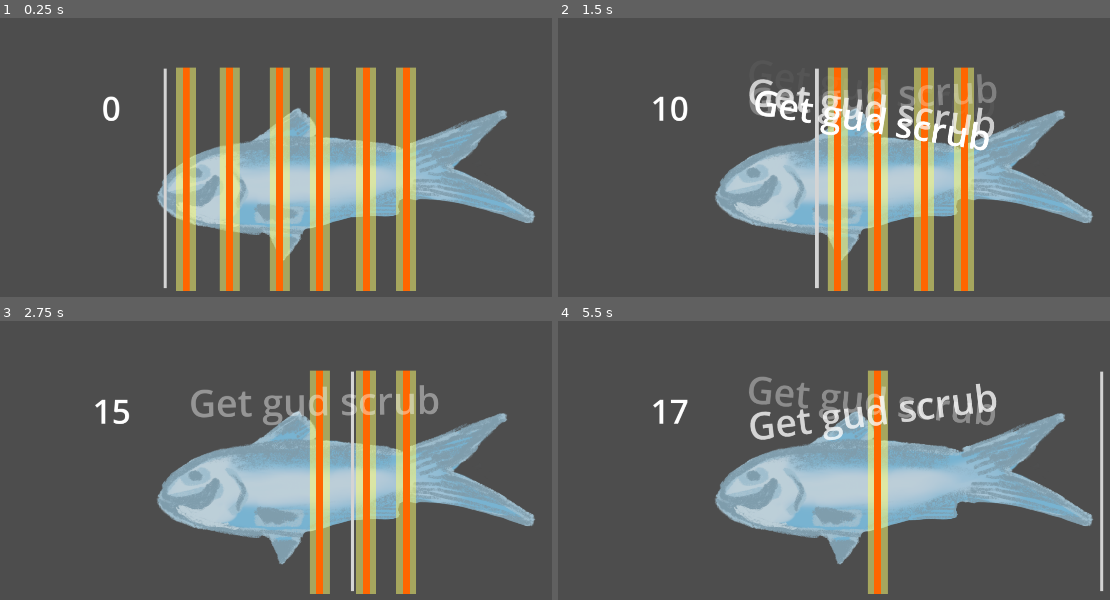
Above: before the commit, frames 1-4 (two rows, left to right).
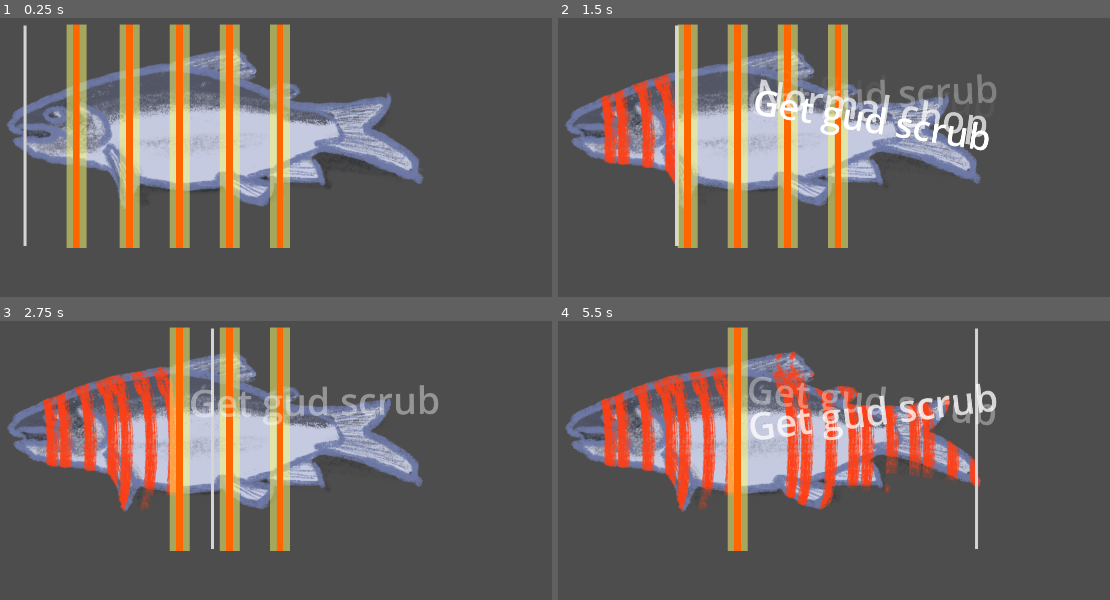
Above: after the commit, the same moments.

Repository: onadirli/secretsushi
Game: Godot game, scene res://scenes/chop.tscn
Same seed, same stepped clock (60 frames per second), same inputs: the game is played once before the commit and once after it. This scene is started directly instead of the project's main scene.
Inputs:
- Up to frame 1 (0.25 s): no input
- Up to frame 2 (1.5 s): tap Enter at 0.5 s; tap Space (chop) at 0.6, 0.77, 1.07, 1.35 s
- Up to frame 3 (2.75 s): tap Space (chop) at 1.52, 1.82, 2.1 s
- Up to frame 4 (5.5 s): tap Space (chop) at 2.85, 3.02, 3.32, 3.6, 3.77, 4.07, 4.35, 4.52, 4.82, 5.1 s

The runs differ from the first frame. In frame 1, 44% of the frame differs, in the area x 1-97%, y 2-98%; in frame 2, 41%; in frame 3, 41%; in frame 4, 37%.

Commit message:
feat: add blood splatter

Diff:
--- /dev/null
+++ b/scenes/bloodsplatter.tscn
@@ -0,0 +1,12 @@
+[gd_scene load_steps=2 format=3 uid="uid://limj6s4ob7if"]
+
+[ext_resource type="Texture2D" uid="uid://b4g0ihucc05ut" path="res://assets/img/chop/cut_ok.png" id="1_u3yy8"]
+
+[node name="Bloodsplatter" type="Node2D"]
+
+[node name="Sprite2D" type="Sprite2D" parent="."]
+position = Vector2(-2.98023e-08, 0)
+scale = Vector2(1.02064, 1.26382)
+texture = ExtResource("1_u3yy8")
+region_enabled = true
+region_rect = Rect2(767.385, 1169.42, 109.142, 434.572)
--- a/scenes/chop.tscn
+++ b/scenes/chop.tscn
@@ -1,6 +1,6 @@
 [gd_scene load_steps=5 format=3 uid="uid://mauc2fcmcli4"]
 
-[ext_resource type="Texture2D" uid="uid://cltbfusr2xb4o" path="res://assets/img/placeholders/fish.png" id="1_mi4le"]
+[ext_resource type="Texture2D" uid="uid://b3qf6eyc7pbsh" path="res://assets/img/chop/fish.png" id="1_v7a65"]
 [ext_resource type="Script" path="res://scenes/knife.gd" id="2_uswu0"]
 [ext_resource type="PackedScene" uid="uid://bemkpw06pted" path="res://scenes/cut_zone.tscn" id="3_2ecta"]
 
@@ -9,14 +9,21 @@
 
 [node name="Chop" type="Node2D"]
 
+[node name="TopLeft" type="Marker2D" parent="."]
+
+[node name="BottomRight" type="Marker2D" parent="."]
+position = Vector2(1133, 662)
+
 [node name="Fish" type="Sprite2D" parent="."]
-position = Vector2(848, 412)
-texture = ExtResource("1_mi4le")
+clip_children = 2
+position = Vector2(543.25, 300.5)
+scale = Vector2(1.04141, 1.2814)
+texture = ExtResource("1_v7a65")
 region_enabled = true
-region_rect = Rect2(1103.27, 2202.39, 980.568, 604.614)
+region_rect = Rect2(370.956, 1195.99, 1123.49, 430.561)
 
 [node name="Knife" type="Area2D" parent="."]
-position = Vector2(368, 402)
+position = Vector2(32, 299)
 script = ExtResource("2_uswu0")
 
 [node name="CollisionShape2D" type="CollisionShape2D" parent="Knife"]
@@ -30,36 +37,34 @@
 metadata/_edit_group_ = true
 
 [node name="LeftMarker" type="Marker2D" parent="."]
-position = Vector2(345, 403)
+position = Vector2(8, 280)
 
 [node name="RightMarker" type="Marker2D" parent="."]
-position = Vector2(1338, 418)
+position = Vector2(1056, 296)
 
 [node name="CutZone" parent="." instance=ExtResource("3_2ecta")]
+position = Vector2(-264, -104)
 
 [node name="CutZone2" parent="." instance=ExtResource("3_2ecta")]
-position = Vector2(104, 0)
+position = Vector2(-136, -104)
 
 [node name="CutZone3" parent="." instance=ExtResource("3_2ecta")]
-position = Vector2(224, 0)
+position = Vector2(-16, -104)
 
 [node name="CutZone4" parent="." instance=ExtResource("3_2ecta")]
-position = Vector2(320, 0)
+position = Vector2(104, -104)
 
 [node name="CutZone5" parent="." instance=ExtResource("3_2ecta")]
-position = Vector2(432, 0)
-
-[node name="CutZone6" parent="." instance=ExtResource("3_2ecta")]
-position = Vector2(528, 0)
+position = Vector2(225, -104)
 
 [node name="ActionMarker" type="Marker2D" parent="."]
 position = Vector2(424, 96)
 
 [node name="ScoreLabel" type="Label" parent="."]
-offset_left = 112.0
-offset_top = 128.0
-offset_right = 457.0
-offset_bottom = 336.0
+offset_left = -120.0
+offset_top = -160.0
+offset_right = 225.0
+offset_bottom = 48.0
 theme_override_font_sizes/font_size = 80
 text = "0"
 horizontal_alignment = 1
--- a/scenes/knife.gd
+++ b/scenes/knife.gd
@@ -1,6 +1,7 @@
 extends Area2D
 
 const animated_label_scene = preload("res://scenes/animated_label.tscn")
+const blood_splatter_scene = preload("res://scenes/bloodsplatter.tscn")
 
 var dx: Vector2 = Vector2.RIGHT
 var speed: int = 3;
@@ -13,6 +14,7 @@
 @onready var left_marker: Marker2D = get_parent().get_node('LeftMarker')
 
 @onready var action_marker: Marker2D = get_parent().get_node('ActionMarker')
+@onready var fish: Sprite2D = get_parent().get_node('Fish')
 
 
 # Called when the node enters the scene tree for the first time.
@@ -52,12 +54,21 @@
 		score += 1
 		zoneStack[0].get_parent().queue_free()
 
+	# Add blood splatter
+	var blood_splatter = blood_splatter_scene.instantiate()
+	blood_splatter.position = fish.get_global_transform().inverse() * global_position
+
+
+	fish.add_child(blood_splatter)
+
+	# Display action label
 	var action_label = animated_label_scene.instantiate()
 	action_label.text = label_text
 	action_label.position = action_marker.position
 
 	get_parent().add_child(action_label)
 
+	# Update score
 	var score_label = get_parent().get_node('ScoreLabel')
 	score_label.text = str(score)
 
Binary file added: assets/img/chop/blood_bad.png
Not shown, added: assets/img/chop/blood_bad.png.import
Binary file added: assets/img/chop/blood_ok.png
Not shown, added: assets/img/chop/blood_ok.png.import
Binary file added: assets/img/chop/counter.png
Not shown, added: assets/img/chop/counter.png.import
Binary file added: assets/img/chop/cut_bad.png
Not shown, added: assets/img/chop/cut_bad.png.import
Binary file added: assets/img/chop/cut_good.png
Not shown, added: assets/img/chop/cut_good.png.import
Binary file added: assets/img/chop/cut_ok.png
Not shown, added: assets/img/chop/cut_ok.png.import
(and 5 more such lines)
